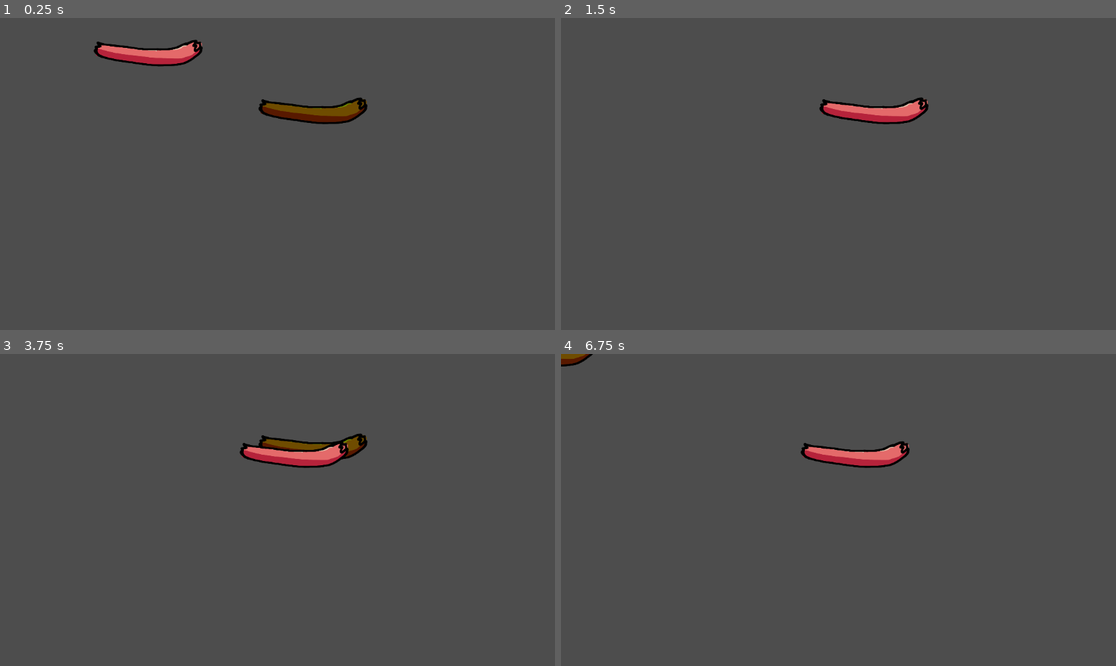
Above: before the commit, frames 1-4 (two rows, left to right).
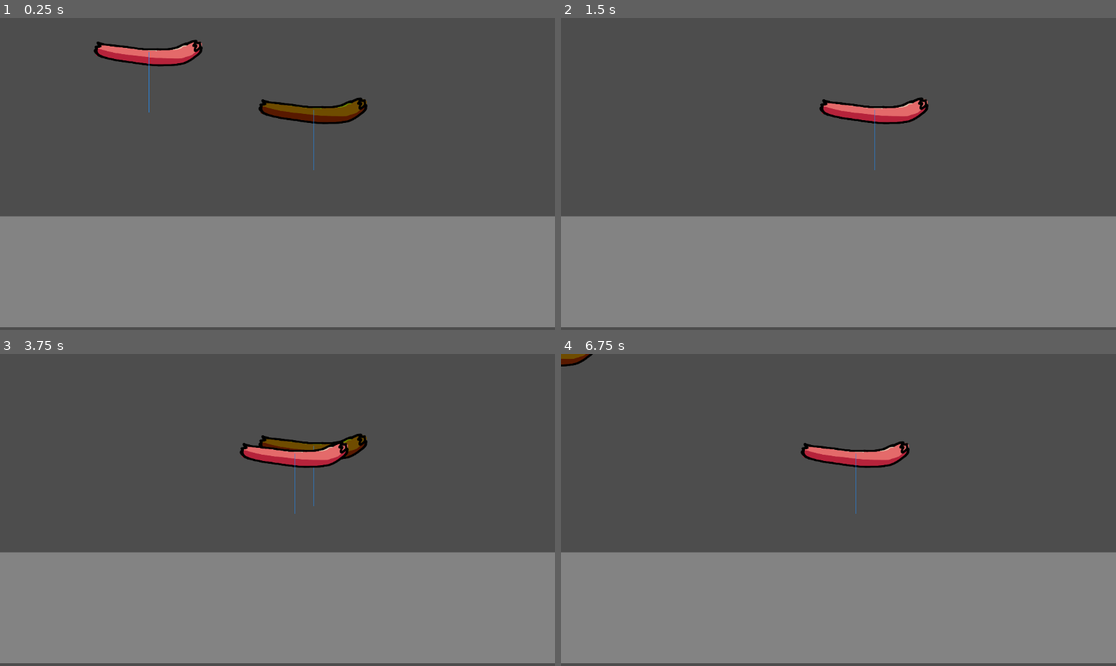
Above: after the commit, the same moments.

Repository: duncan-iaria/hotdog-hero
Game: Godot game, scene res://scenes/Cart.tscn
Same seed, same stepped clock (60 frames per second), same inputs: the game is played once before the commit and once after it. The project has no main scene, so this scene is started directly.
Inputs (mouse positions are in pixels of both pictures, inside the frame that each line leads up to):
- Up to frame 1 (0.25 s): no input
- Up to frame 2 (1.5 s): click (710, 52) at 0.52 s; click (871, 111) at 1.27 s
- Up to frame 3 (3.75 s): click (310, 447) at 2.02 s; tap Enter at 2.75 s; drag from (310, 447) to (333, 441) at 2.77 s; tap Space at 3.5 s; drag from (316, 447) to (249, 572) at 3.52 s
- Up to frame 4 (6.75 s): tap Enter at 4.25, 5.75 s; move the mouse to (894, 441) at 4.27 s; press the mouse at (894, 441) at 4.28 s; release the mouse at (894, 441) at 5 s; tap Space at 5, 6.5 s; drag from (810, 572) to (871, 447) at 5.02 s; move the mouse to (1005, 556) at 5.77 s; press the mouse at (1005, 556) at 5.78 s; release the mouse at (1005, 556) at 6.5 s; drag from (672, 463) to (755, 432) at 6.52 s

The runs differ from the first frame. In frame 1, 36% of the frame differs, in the area x 0-100%, y 10-100%; in frame 2, 36%; in frame 3, 36%; in frame 4, 36%.

Commit message:
🚧 WIP learning about raycasting and collisions

Diff:
--- a/hotdog-hero/scenes/Cart.tscn
+++ b/hotdog-hero/scenes/Cart.tscn
@@ -1,13 +1,34 @@
-[gd_scene load_steps=4 format=3 uid="uid://dcf8dl4oa1sgj"]
+[gd_scene load_steps=5 format=3 uid="uid://dcf8dl4oa1sgj"]
 
 [ext_resource type="Texture2D" uid="uid://ijlp0e6kfidu" path="res://assets/hotdog_01.png" id="1_h4u3a"]
 [ext_resource type="Script" path="res://scripts/draggable.gd" id="1_hntoo"]
+
+[sub_resource type="RectangleShape2D" id="RectangleShape2D_afjpd"]
+size = Vector2(1185, 248)
 
 [sub_resource type="RectangleShape2D" id="RectangleShape2D_mdfxp"]
 size = Vector2(222, 60)
 
 [node name="Cart" type="Node2D"]
 y_sort_enabled = true
+
+[node name="Surface" type="Node2D" parent="." groups=["surface"]]
+position = Vector2(561, 412)
+metadata/_edit_group_ = true
+
+[node name="Area2D" type="Area2D" parent="Surface"]
+collision_layer = 2
+collision_mask = 2
+
+[node name="CollisionShape2D" type="CollisionShape2D" parent="Surface/Area2D"]
+position = Vector2(13.5, 114)
+shape = SubResource("RectangleShape2D_afjpd")
+
+[node name="ColorRect" type="ColorRect" parent="Surface"]
+offset_left = -566.0
+offset_right = 602.0
+offset_bottom = 230.0
+color = Color(0.513726, 0.513726, 0.513726, 1)
 
 [node name="Hotdog" type="Node2D" parent="."]
 y_sort_enabled = true
@@ -19,6 +40,8 @@
 metadata/_edit_group_ = true
 
 [node name="Draggable" type="Area2D" parent="Hotdog"]
+collision_layer = 3
+collision_mask = 3
 script = ExtResource("1_hntoo")
 
 [node name="CollisionShape2D" type="CollisionShape2D" parent="Hotdog/Draggable"]
@@ -44,6 +67,7 @@
 metadata/_edit_group_ = true
 
 [node name="Draggable" type="Area2D" parent="Hotdog2"]
+collision_layer = 3
 script = ExtResource("1_hntoo")
 
 [node name="CollisionShape2D" type="CollisionShape2D" parent="Hotdog2/Draggable"]
--- a/hotdog-hero/scripts/draggable.gd
+++ b/hotdog-hero/scripts/draggable.gd
@@ -55,4 +55,21 @@
 			Game.set_current_draggable(self);
 		else:
 			drag_ended.emit();
+			check_for_surface_collision();
 			Game.set_current_draggable(null);
+
+
+func check_for_surface_collision():
+	var space_state = get_world_2d().direct_space_state;
+	var query = PhysicsRayQueryParameters2D.create(self.position, self.position + Vector2(0, 125), collision_mask, [self]);
+	query.collide_with_areas = true;
+#	query.hit_from_inside = true;
+
+	print(collision_mask);
+
+	var result = space_state.intersect_ray(query);
+	print(result);
+
+
+func _draw():
+	draw_line(self.position, self.position + Vector2(0, 125), Color.DODGER_BLUE);
